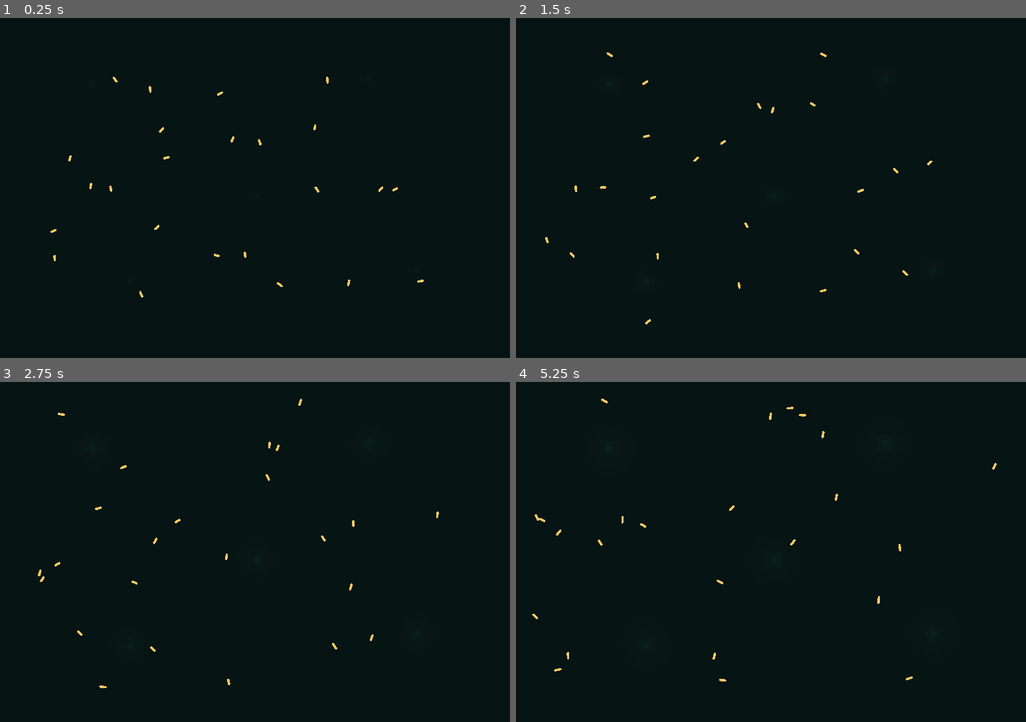
Above: before the commit, frames 1-4 (two rows, left to right).
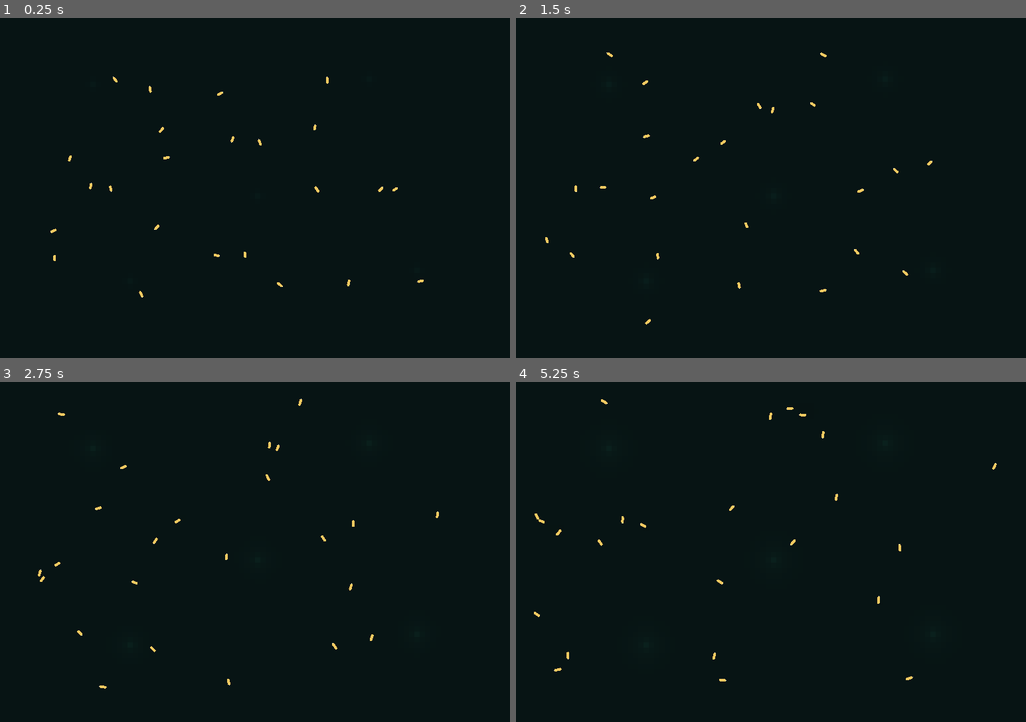
Above: after the commit, the same moments.

Repository: Rzbck/MicroC0re
Game: Godot game, scene res://src/app/main.tscn
Same seed, same stepped clock (60 frames per second), same inputs: the game is played once before the commit and once after it.
Inputs:
- Up to frame 1 (0.25 s): no input
- Up to frame 2 (1.5 s): no input
- Up to frame 3 (2.75 s): no input
- Up to frame 4 (5.25 s): no input

The runs differ from the first frame. In frame 1, less than 0.1% of the frame differs, in the area x 9-83%, y 17-82%; in frame 2, less than 0.1%; in frame 3, less than 0.1%; in frame 4, less than 0.1%, in the area x 3-95%, y 4-89%.

Commit message:
feat: add heritable bacterial genotype and morphology

Diff:
--- a/src/simulation/bacterium.gd
+++ b/src/simulation/bacterium.gd
@@ -3,19 +3,39 @@
 
 var id: int
 var parent_id: int
+var lineage_id: int
 var generation: int
 
 var position: Vector2
 var angle: float
 var length: float = 2.4
-var radius: float = 0.45
+var radius: float = 0.50
 
 var energy: float = 3.0
 var age: float = 0.0
 var alive: bool = true
 
-# Exponentially filtered concentration memory used for temporal chemotaxis.
+# Temporal memory used by run-and-tumble chemotaxis.
 var sensed_memory: float = 0.0
+
+# Heritable phenotype. Values near 1.0 are the founder baseline.
+var gene_speed: float = 1.0
+var gene_chemotaxis: float = 1.0
+var gene_uptake: float = 1.0
+var gene_growth: float = 1.0
+var gene_size: float = 1.0
+var gene_tumble: float = 1.0
+var mutation_rate: float = 0.08
+
+# Heritable visual / mechanical appendages.
+var flagella_count: int = 2
+var flagella_length: float = 1.0
+var pili_count: int = 4
+var lineage_hue: float = 0.12
+
+# Deterministic visual animation phase. Rendering may read this value but
+# simulation behavior never depends on it.
+var visual_phase: float = 0.0
 
 
 func _init(
@@ -30,10 +50,114 @@
 	angle = p_angle
 	generation = p_generation
 	parent_id = p_parent_id
+	lineage_id = p_id
+
+
+func configure_founder(p_rng: RandomNumberGenerator) -> void:
+	gene_speed = clampf(1.0 + p_rng.randfn(0.0, 0.07), 0.70, 1.35)
+	gene_chemotaxis = clampf(1.0 + p_rng.randfn(0.0, 0.09), 0.55, 1.55)
+	gene_uptake = clampf(1.0 + p_rng.randfn(0.0, 0.07), 0.65, 1.45)
+	gene_growth = clampf(1.0 + p_rng.randfn(0.0, 0.06), 0.70, 1.35)
+	gene_size = clampf(1.0 + p_rng.randfn(0.0, 0.08), 0.72, 1.35)
+	gene_tumble = clampf(1.0 + p_rng.randfn(0.0, 0.08), 0.60, 1.45)
+	mutation_rate = clampf(0.08 + p_rng.randfn(0.0, 0.012), 0.025, 0.16)
+
+	flagella_count = clampi(2 + p_rng.randi_range(-1, 1), 1, 4)
+	flagella_length = clampf(1.0 + p_rng.randfn(0.0, 0.10), 0.65, 1.55)
+	pili_count = clampi(4 + p_rng.randi_range(-2, 2), 1, 8)
+	lineage_hue = p_rng.randf()
+	visual_phase = p_rng.randf_range(0.0, TAU)
+
+	_apply_size_phenotype()
+
+
+func inherit_and_mutate(parent: Variant, p_rng: RandomNumberGenerator) -> void:
+	lineage_id = int(parent.lineage_id)
+	generation = int(parent.generation) + 1
+
+	var inherited_rate: float = float(parent.mutation_rate)
+	mutation_rate = clampf(
+		_mutate_float(inherited_rate, 0.010, 0.02, 0.18, inherited_rate, p_rng),
+		0.02,
+		0.18
+	)
+
+	gene_speed = _mutate_float(
+		float(parent.gene_speed), 0.055, 0.55, 1.70, mutation_rate, p_rng
+	)
+	gene_chemotaxis = _mutate_float(
+		float(parent.gene_chemotaxis), 0.070, 0.35, 2.00, mutation_rate, p_rng
+	)
+	gene_uptake = _mutate_float(
+		float(parent.gene_uptake), 0.055, 0.50, 1.80, mutation_rate, p_rng
+	)
+	gene_growth = _mutate_float(
+		float(parent.gene_growth), 0.050, 0.55, 1.65, mutation_rate, p_rng
+	)
+	gene_size = _mutate_float(
+		float(parent.gene_size), 0.045, 0.65, 1.55, mutation_rate, p_rng
+	)
+	gene_tumble = _mutate_float(
+		float(parent.gene_tumble), 0.060, 0.40, 1.80, mutation_rate, p_rng
+	)
+	flagella_length = _mutate_float(
+		float(parent.flagella_length), 0.060, 0.55, 1.80, mutation_rate, p_rng
+	)
+
+	flagella_count = _mutate_count(
+		int(parent.flagella_count), 1, 6, mutation_rate * 1.35, p_rng
+	)
+	pili_count = _mutate_count(
+		int(parent.pili_count), 0, 10, mutation_rate * 1.15, p_rng
+	)
+
+	lineage_hue = wrapf(
+		float(parent.lineage_hue) + p_rng.randfn(0.0, 0.008 + mutation_rate * 0.025),
+		0.0,
+		1.0
+	)
+	visual_phase = p_rng.randf_range(0.0, TAU)
+
+	_apply_size_phenotype()
+
+
+func _mutate_float(
+	value: float,
+	sigma: float,
+	minimum: float,
+	maximum: float,
+	probability: float,
+	p_rng: RandomNumberGenerator
+) -> float:
+	var result: float = value
+	if p_rng.randf() < probability:
+		result += p_rng.randfn(0.0, sigma)
+	return clampf(result, minimum, maximum)
+
+
+func _mutate_count(
+	value: int,
+	minimum: int,
+	maximum: int,
+	probability: float,
+	p_rng: RandomNumberGenerator
+) -> int:
+	var result: int = value
+	if p_rng.randf() < probability:
+		result += -1 if p_rng.randf() < 0.5 else 1
+	return clampi(result, minimum, maximum)
+
+
+func _apply_size_phenotype() -> void:
+	radius = clampf(0.34 + 0.16 * gene_size, 0.42, 0.63)
 
 
 func axis() -> Vector2:
 	return Vector2.RIGHT.rotated(angle)
+
+
+func normal() -> Vector2:
+	return axis().orthogonal()
 
 
 func centerline_half_length() -> float:
@@ -46,3 +170,11 @@
 
 func segment_end() -> Vector2:
 	return position + axis() * centerline_half_length()
+
+
+func phenotype_color() -> Color:
+	return Color.from_hsv(
+		wrapf(lineage_hue, 0.0, 1.0),
+		0.58,
+		0.96
+	)
